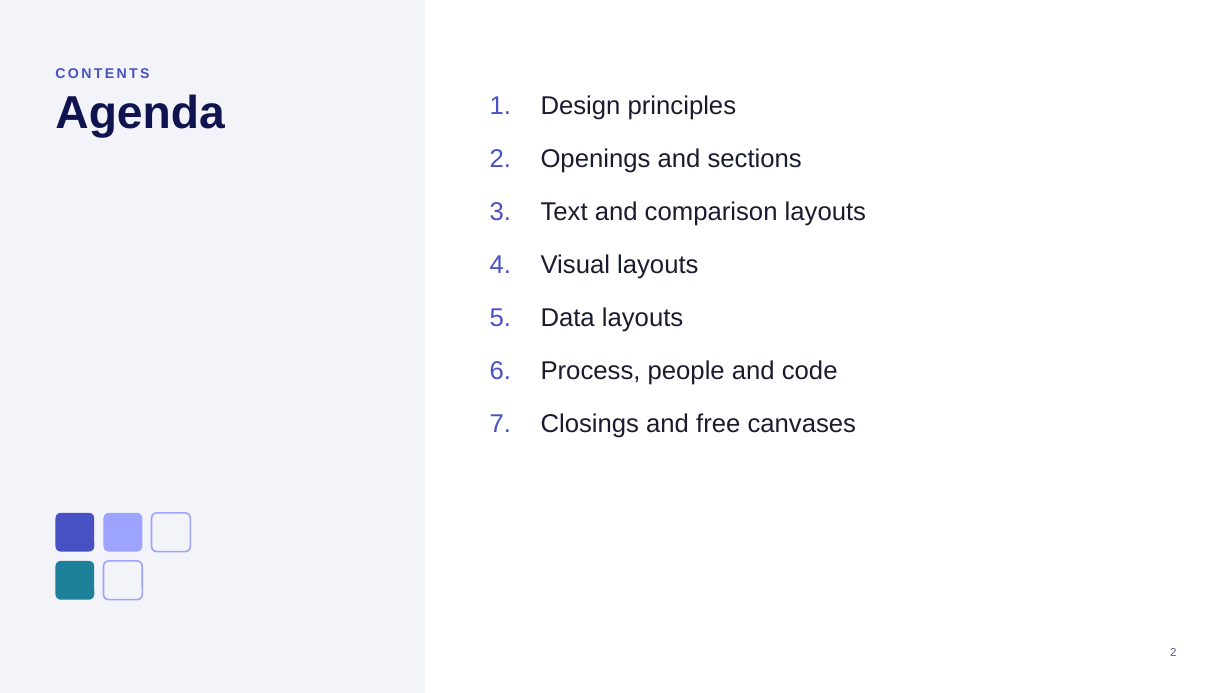
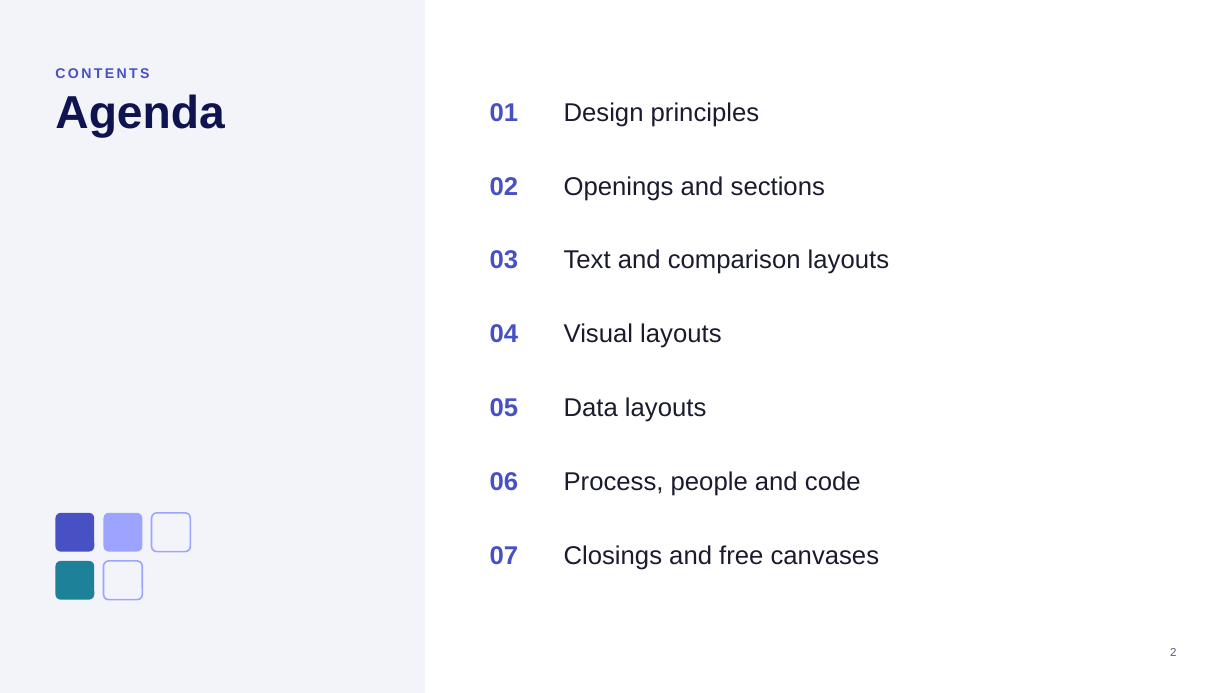
Before and after one commit to ThalesGroup/fred, a slide deck: slide 2 of libs/capabilities/fred-capability-ppt-filler/fred_capability_ppt_filler/builder/assets/fred_template.pptx. Drawn at 1232x693 pixels with LibreOffice and Linux fonts; fonts in the diff are those of the drawing. Boxes give left, top, right and bottom in pixels: in the first picture for what was removed or moved away, otherwise in the second. Text is boxed around its words. In the diff, an @@ line names an element or a change of style, - is before the commit and + after.

```diff
--- a/libs/capabilities/fred-capability-ppt-filler/fred_capability_ppt_filler/builder/assets/fred_template.pptx
+++ b/libs/capabilities/fred-capability-ppt-filler/fred_capability_ppt_filler/builder/assets/fred_template.pptx
@@ text added at bbox=[490, 103, 519, 122], 20 pt, text #4851C3, bold @@
+01
@@ text removed at bbox=[541, 95, 866, 438] @@
-1. Design principles
-2. Openings and sections
-3. Text and comparison layouts
-4. Visual layouts
-5. Data layouts
-6. Process, people and code
-7. Closings and free canvases
@@ text added at bbox=[564, 102, 759, 127], 20 pt, text #1A1B2E @@
+Design principles
@@ text added at bbox=[490, 177, 519, 196], 20 pt, text #4851C3, bold @@
+02
@@ text added at bbox=[564, 176, 825, 201], 20 pt, text #1A1B2E @@
+Openings and sections
@@ text added at bbox=[490, 250, 519, 269], 20 pt, text #4851C3, bold @@
+03
@@ text added at bbox=[564, 249, 889, 274], 20 pt, text #1A1B2E @@
+Text and comparison layouts
@@ text added at bbox=[490, 324, 519, 343], 20 pt, text #4851C3, bold @@
+04
@@ text added at bbox=[564, 323, 721, 348], 20 pt, text #1A1B2E @@
+Visual layouts
@@ text added at bbox=[490, 398, 519, 417], 20 pt, text #4851C3, bold @@
+05
@@ text added at bbox=[564, 397, 706, 422], 20 pt, text #1A1B2E @@
+Data layouts
@@ text added at bbox=[490, 472, 519, 491], 20 pt, text #4851C3, bold @@
+06
@@ text added at bbox=[564, 471, 861, 496], 20 pt, text #1A1B2E @@
+Process, people and code
@@ text added at bbox=[490, 546, 519, 565], 20 pt, text #4851C3, bold @@
+07
@@ text added at bbox=[564, 545, 880, 570], 20 pt, text #1A1B2E @@
+Closings and free canvases
```
Also in this commit, not shown: 8 other slides changed, 4 other files.
